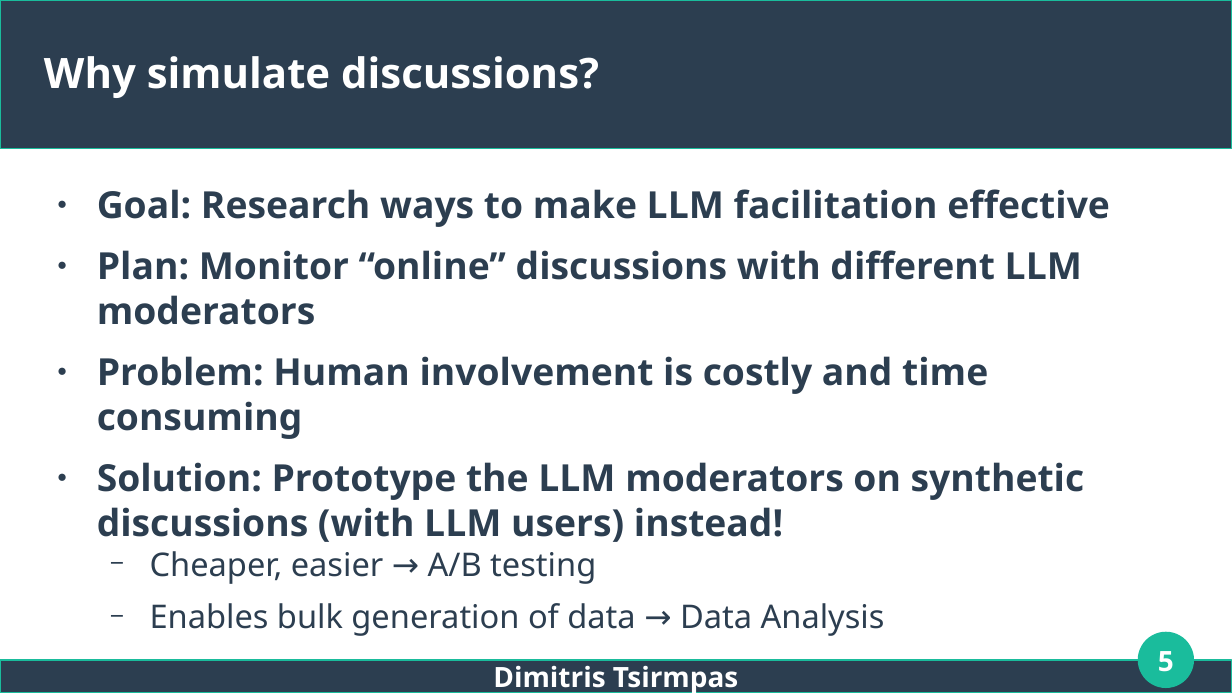
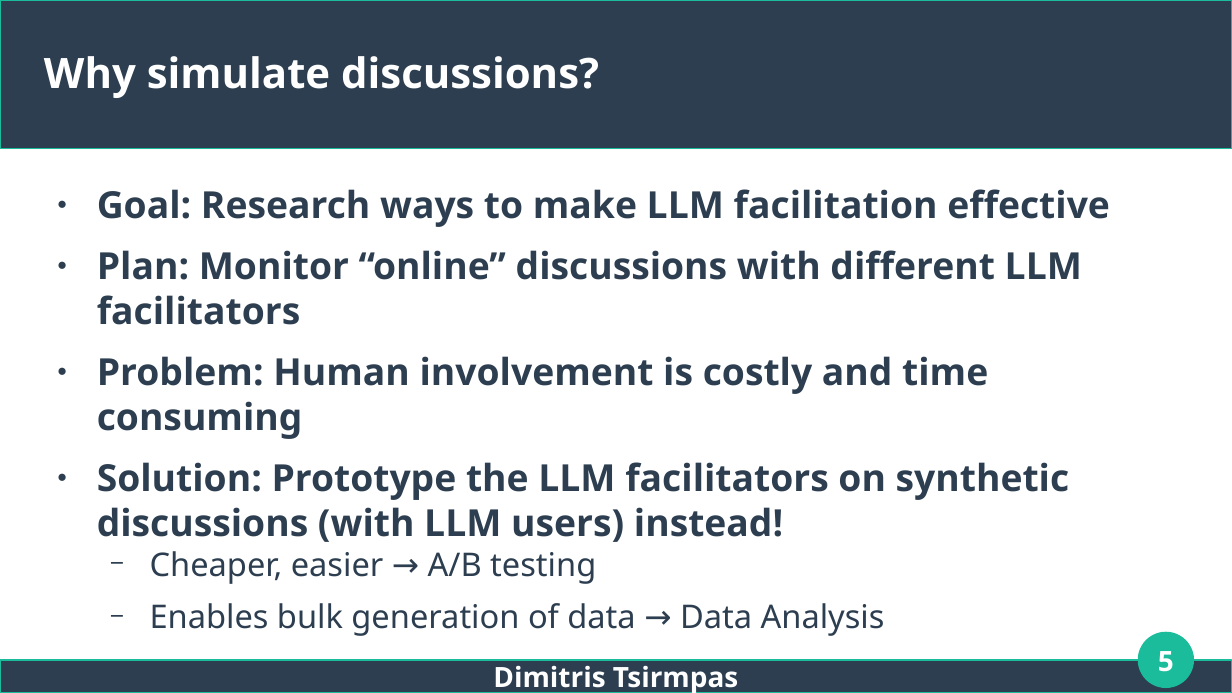
Before and after one commit to dimits-ts/llm_moderation_research, a slide deck: slide 5 of presentations/thesis.odp. Drawn at 1232x693 pixels with LibreOffice and Linux fonts; fonts in the diff are those of the drawing. Boxes give left, top, right and bottom in pixels: in the first picture for what was removed or moved away, otherwise in the second. Text is boxed around its words. In the diff, an @@ line names an element or a change of style, - is before the commit and + after.

```diff
--- a/presentations/thesis.odp
+++ b/presentations/thesis.odp
@@ text at (97,250,1082,325): text changed @@
-● Plan: Monitor “online” discussions with different LLM moderators
+● Plan: Monitor “online” discussions with different LLM facilitators
@@ text at (97,462,1070,542): text changed @@
-● Solution: Prototype the LLM moderators on synthetic discussions (with LLM users) instead!
+● Solution: Prototype the LLM facilitators on synthetic discussions (with LLM users) instead!
```
Also in this commit, not shown: 17 other slides changed, 2 slides added, 1 slide removed.
